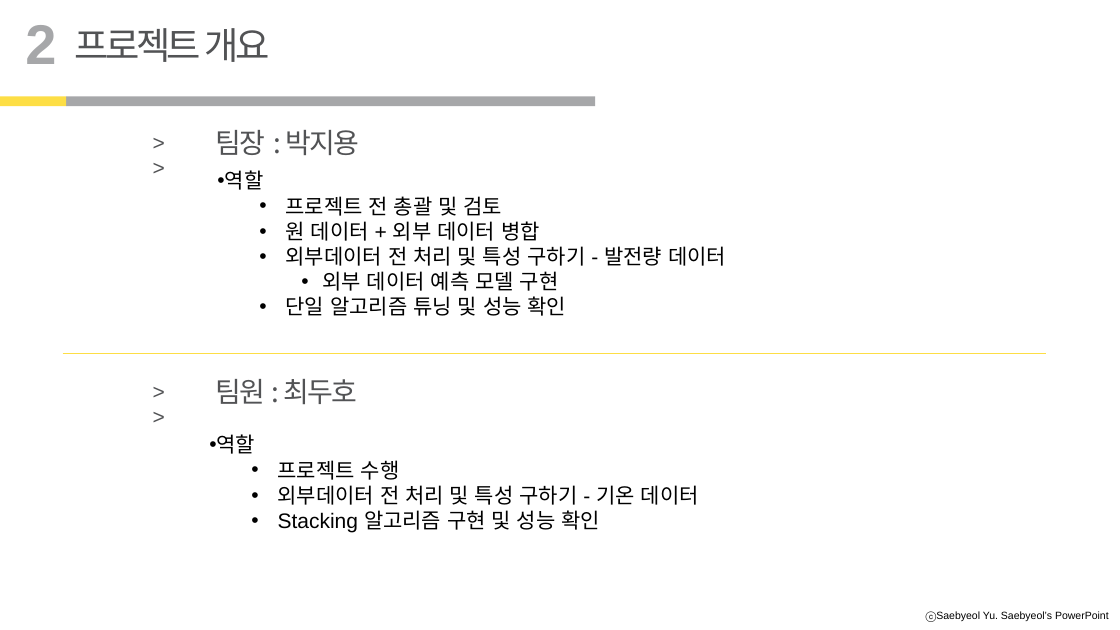
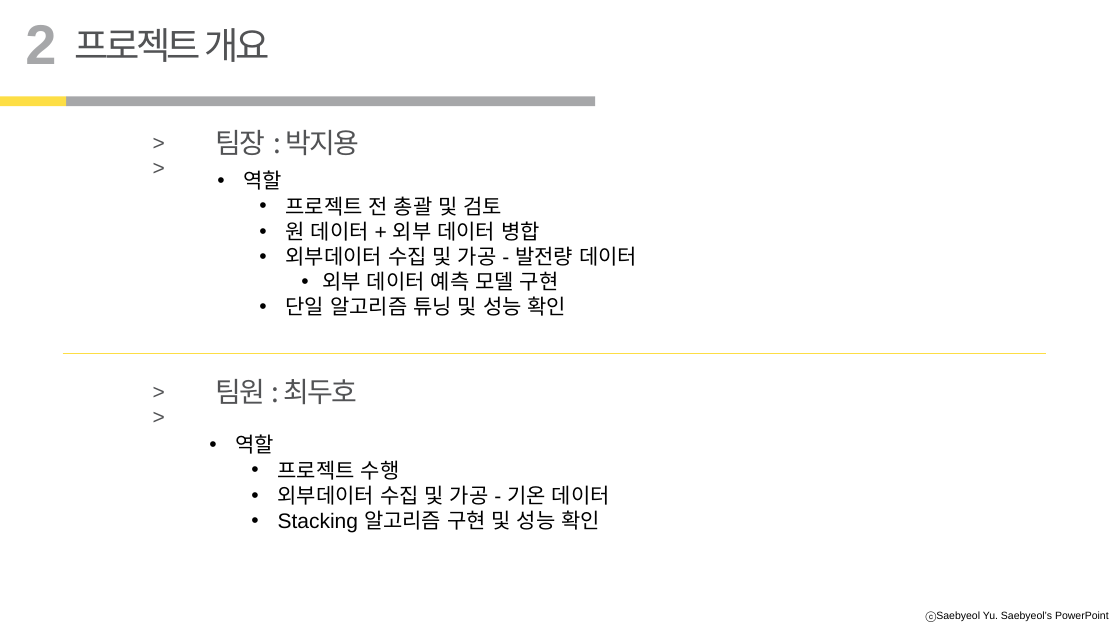
Before and after one commit to JYPark-Code/LikeLion_13th_ML_Course, a slide deck: slide 3 of 1110_2nd_team_project_submitted/2021110_돌체라떼 최종발표본.pptx. Drawn at 1120x630 pixels with LibreOffice and Linux fonts; fonts in the diff are those of the drawing. Boxes give left, top, right and bottom in pixels: in the first picture for what was removed or moved away, otherwise in the second. Text is boxed around its words. In the diff, an @@ line names an element or a change of style, - is before the commit and + after.

```diff
--- a/1110_2nd_team_project_submitted/2021110_돌체라떼 최종발표본.pptx
+++ b/1110_2nd_team_project_submitted/2021110_돌체라떼 최종발표본.pptx
@@ text at [244,170,283,190]: indent changed @@
@@ text at [286,246,637,266]: text changed @@
-  • 외부데이터 전 처리 및 특성 구하기 - 발전량 데이터
+  • 외부데이터 수집 및 가공 - 발전량 데이터
@@ text at [236,434,275,454]: indent changed @@
@@ text at [278,485,610,505]: text changed @@
-  • 외부데이터 전 처리 및 특성 구하기 - 기온 데이터
+  • 외부데이터 수집 및 가공 - 기온 데이터
```
Also in this commit, not shown: 3 other slides changed, 1 other file.
